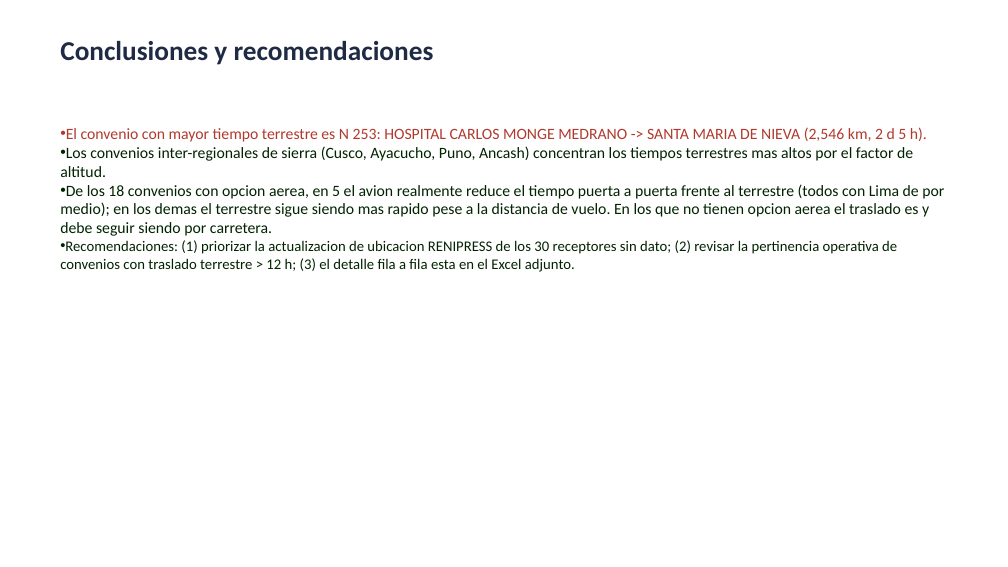
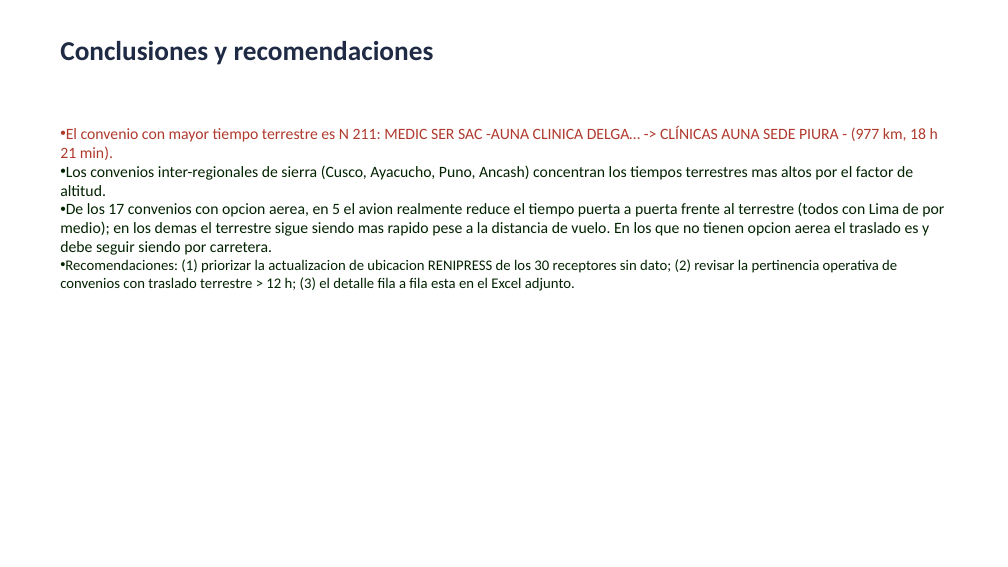
Before and after one commit to rojasarca-code/geolocalizacion-bancos-sangre-diban, a slide deck: slide 8 of datos/Resumen_tiempos_convenios_BS.pptx. Drawn at 1008x567 pixels with LibreOffice and Linux fonts; fonts in the diff are those of the drawing. Boxes give left, top, right and bottom in pixels: in the first picture for what was removed or moved away, otherwise in the second. Text is boxed around its words. In the diff, an @@ line names an element or a change of style, - is before the commit and + after.

```diff
--- a/datos/Resumen_tiempos_convenios_BS.pptx
+++ b/datos/Resumen_tiempos_convenios_BS.pptx
@@ text at (60, 126, 938, 160): text changed @@
-• El convenio con mayor tiempo terrestre es N 253: HOSPITAL CARLOS MONGE MEDRANO -> SANTA MARIA DE NIEVA (2,546 km, 2 d 5 h).
+• El convenio con mayor tiempo terrestre es N 211: MEDIC SER SAC -AUNA CLINICA DELGA… -> CLÍNICAS AUNA SEDE PIURA - (977 km, 18 h 21 min).
@@ text at (60, 202, 944, 255): text changed @@
-• De los 18 convenios con opcion aerea, en 5 el avion realmente reduce el tiempo puerta a puerta frente al terrestre (todos con Lima de por medio); en los demas el terrestre sigue siendo mas rapido pese a la distancia de vuelo. En los que no tienen opcion aerea el traslado es y debe seguir siendo por carretera.
+• De los 17 convenios con opcion aerea, en 5 el avion realmente reduce el tiempo puerta a puerta frente al terrestre (todos con Lima de por medio); en los demas el terrestre sigue siendo mas rapido pese a la distancia de vuelo. En los que no tienen opcion aerea el traslado es y debe seguir siendo por carretera.
```
Also in this commit, not shown: 6 other slides changed, 5 other files.
